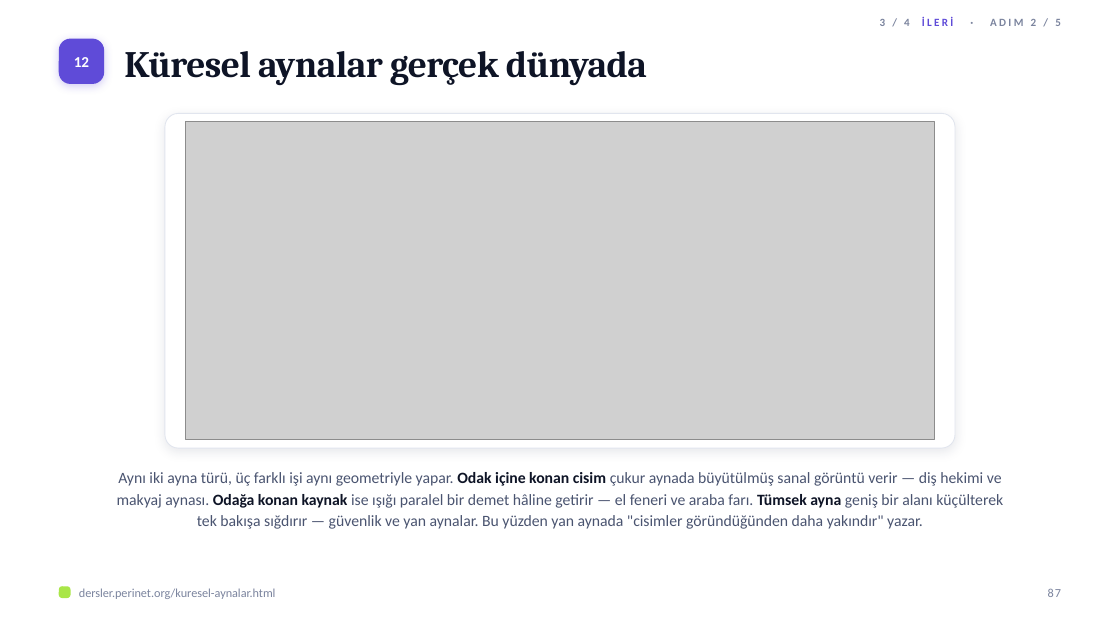
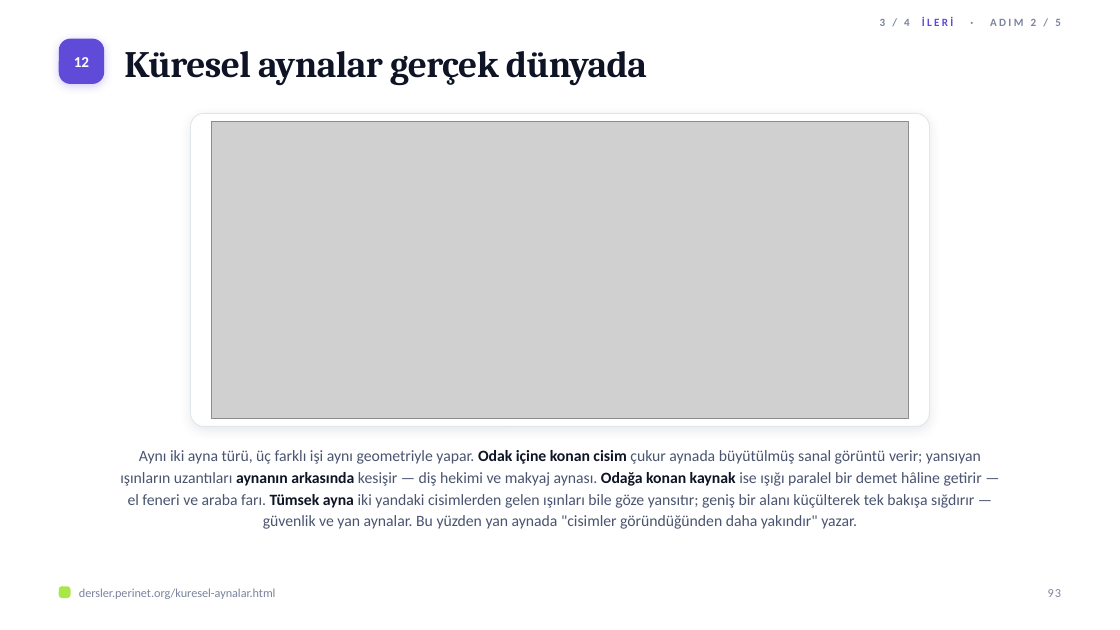
Before and after one commit to elestirmen/dersler, a slide deck: slide 93 of dist/sunum/kuresel-aynalar.pptx (slide 87 before the commit). Drawn at 1120x630 pixels with LibreOffice and Linux fonts; fonts in the diff are those of the drawing; grey boxes stand for pictures. Boxes give left, top, right and bottom in pixels: in the first picture for what was removed or moved away, otherwise in the second. Text is boxed around its words. In the diff, an @@ line names an element or a change of style, - is before the commit and + after.

```diff
--- a/dist/sunum/kuresel-aynalar.pptx
+++ b/dist/sunum/kuresel-aynalar.pptx
@@ rounded rectangle: place and size @@
-rounded rectangle at [165,113,955,448]
+rounded rectangle at [191,113,930,427]
@@ rounded rectangle at [191,113,930,427]: proportions changed @@
@@ picture: place and size @@
-picture at [186,122,934,440]
+picture at [212,122,909,418]
@@ text at [120,450,982,529]: text changed @@
-Aynı iki ayna türü, üç farklı işi aynı geometriyle yapar. Odak içine konan cisim çukur aynada büyütülmüş sanal görüntü verir — diş hekimi ve makyaj aynası. Odağa konan kaynak ise ışığı paralel bir demet hâline getirir — el feneri ve araba farı. Tümsek ayna geniş bir alanı küçülterek tek bakışa sığdırır — güvenlik ve yan aynalar. Bu yüzden yan aynada "cisimler göründüğünden daha yakındır" yazar.
+Aynı iki ayna türü, üç farklı işi aynı geometriyle yapar. Odak içine konan cisim çukur aynada büyütülmüş sanal görüntü verir; yansıyan ışınların uzantıları aynanın arkasında kesişir — diş hekimi ve makyaj aynası. Odağa konan kaynak ise ışığı paralel bir demet hâline getirir — el feneri ve araba farı. Tümsek ayna iki yandaki cisimlerden gelen ışınları bile göze yansıtır; geniş bir alanı küçülterek tek bakışa sığdırır — güvenlik ve yan aynalar. Bu yüzden yan aynada "cisimler göründüğünden daha yakındır" yazar.
@@ text at [1048,589,1061,597]: text changed @@
-87
+93
```
Also in this commit, not shown: 120 other slides changed, 14 slides added, 40 other files.
